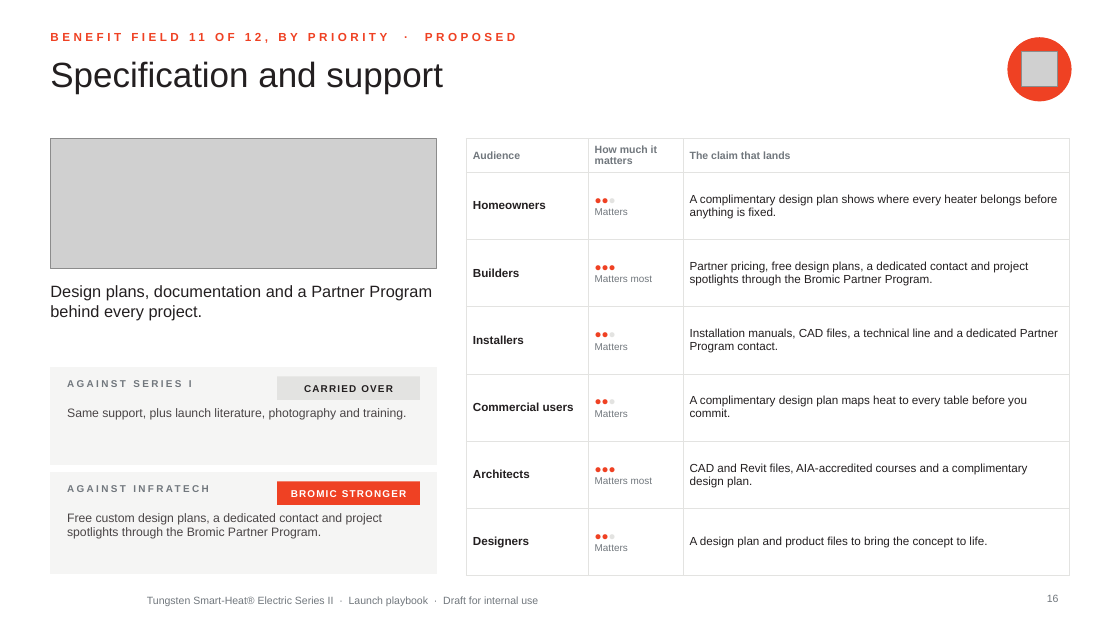
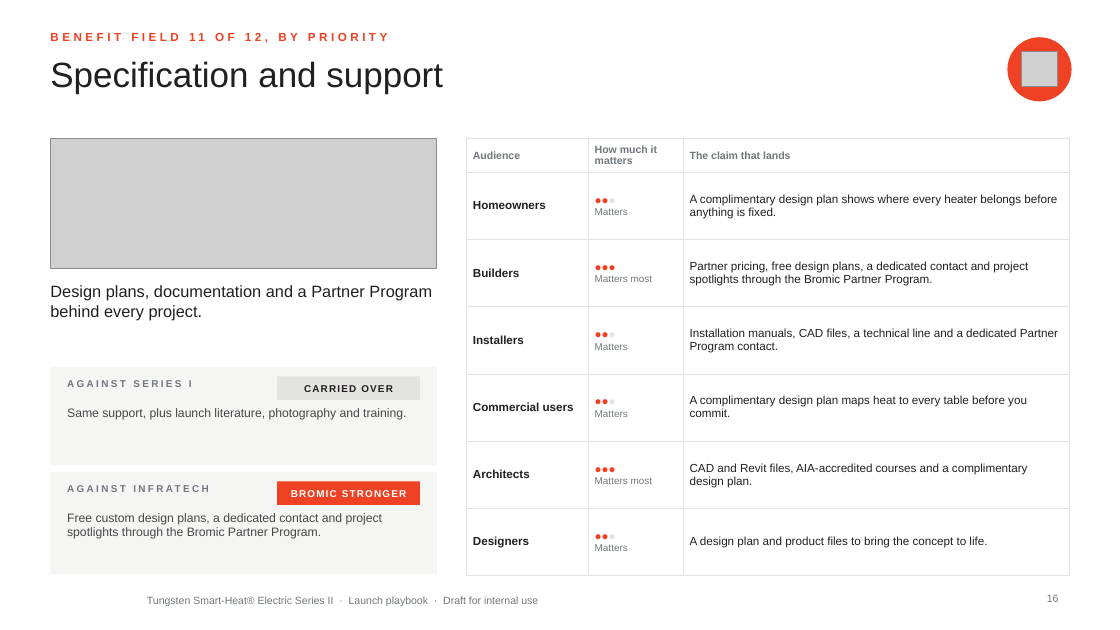
Before and after one commit to aayuvis/Bromic_Marketing, a slide deck: slide 16 of decks/Tungsten-Series-II-Launch-Playbook.pptx. Drawn at 1120x630 pixels with LibreOffice and Linux fonts; fonts in the diff are those of the drawing; grey boxes stand for pictures; background and template pictures are left out. Boxes give left, top, right and bottom in pixels: in the first picture for what was removed or moved away, otherwise in the second. Text is boxed around its words. In the diff, an @@ line names an element or a change of style, - is before the commit and + after.

```diff
--- a/decks/Tungsten-Series-II-Launch-Playbook.pptx
+++ b/decks/Tungsten-Series-II-Launch-Playbook.pptx
@@ text at <box>50,33,387,43</box>: text changed @@
-BENEFIT FIELD 11 OF 12, BY PRIORITY · PROPOSED
+BENEFIT FIELD 11 OF 12, BY PRIORITY
```
Also in this commit, not shown: 35 other slides changed, 11 slides added, 1 slide removed, 18 other files.
